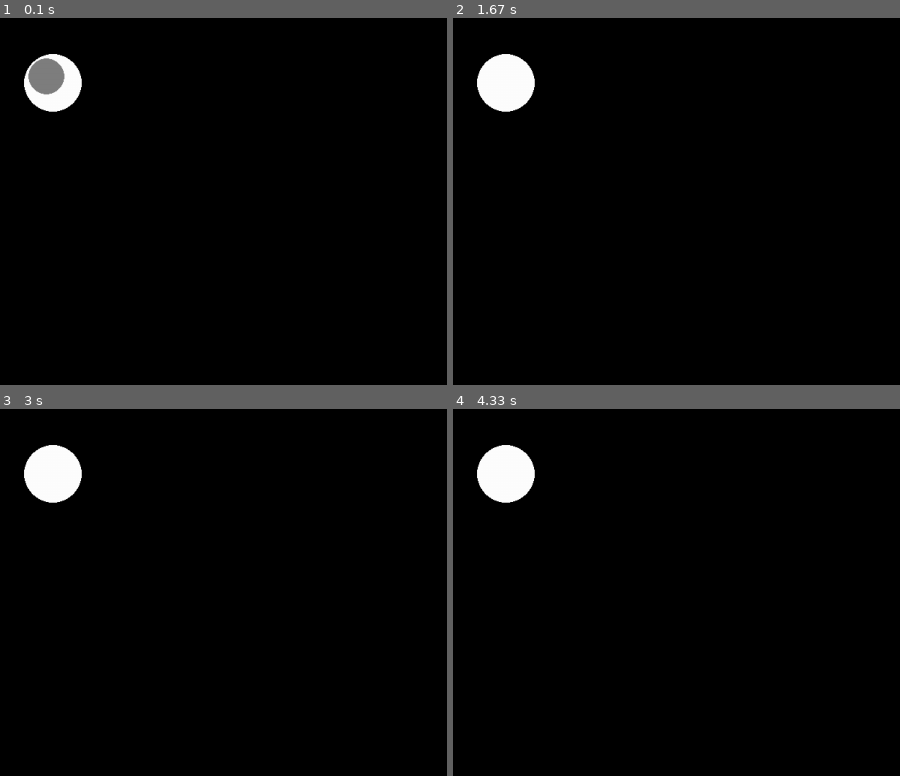
Above: before the commit, frames 1-4 (two rows, left to right).
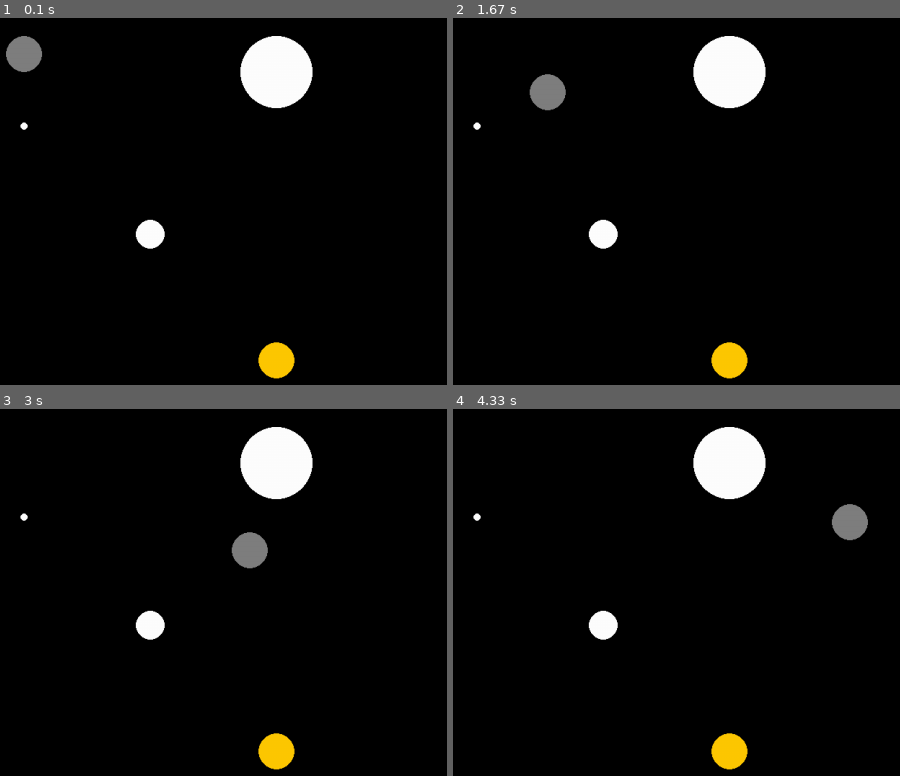
Above: after the commit, the same moments.

Repository: sparshg/py-games
Game: pygame game, started from src/gravity/gravity.py
Two runs of this game, one before a commit and one after it. Both use one fixed random seed, a clock stepped at 60 frames per second and the inputs below.
Inputs:
- Up to frame 1 (0.1 s): no input
- Up to frame 2 (1.67 s): hold Right 0.33-0.8 s; hold Up 0.83-1.13 s; hold Right 1.17-1.63 s
- Up to frame 3 (3 s): hold Left 1.67-2.2 s; hold Down 2.23-2.53 s; hold Left 2.57-2.97 s
- Up to frame 4 (4.33 s): hold Up 3-3.37 s; hold Right 3.4-4.03 s; hold Down from 4.07 s (still down)

The runs differ from the first frame. In frame 1, 5.8% of the frame differs, in the area x 1-71%, y 4-99%; in frame 2, 5.8%; in frame 3, 5.9%, in the area x 4-71%, y 4-99%; in frame 4, 5.9%.

Commit message:
Update gravity.py

Diff:
--- a/src/gravity/gravity.py
+++ b/src/gravity/gravity.py
@@ -5,7 +5,7 @@
 """
 
 import pygame as pg
-import sys, math
+import sys, math, random
 
 # Declare some constants and variables
 WIDTH, HEIGHT = (1248, 702)
@@ -13,6 +13,7 @@
 BLACK = (0, 0, 0)
 GREY = (255/2, 255/2, 255/2)
 WHITE = (255, 255, 255)
+YELLOW = (255, 200, 0)
 
 # The main controller
 class Main:
@@ -25,6 +26,7 @@
 
         self.planets = Planets()
         self.player = Player()
+        self.goal = Goal(400, 475, 25)
 
     # For key press detection and closing the window properly
     def checkEvents(self):
@@ -41,6 +43,7 @@
         self.win.fill(BLACK)
         self.planets.render()
         self.player.render()
+        self.goal.render()
         pg.display.update()
 
     # The main loop
@@ -63,29 +66,100 @@
 
 class Planets:
     def __init__(self):
-        self.planets = [Planet(50, 50, 40)]
+        self.planets = [Planet(50, 150, 5), Planet(225, 300, 20), Planet(400, 75, 50)]
 
     def render(self):
         for i in range(len(self.planets)):
-            pg.draw.circle(main.win, WHITE, (self.planets[i].x+self.planets[i].size, self.planets[i].y+self.planets[i].size), self.planets[i].size)
+            pg.draw.circle(main.win, WHITE, (self.planets[i].x, self.planets[i].y), self.planets[i].size)
 
 
 class Player:
     def __init__(self):
-        self.x = 1
-        self.y = 1
+        self.x = 50
+        self.y = 50
         self.xVel = 0
         self.yVel = 0
 
     def update(self):
+        # Controls
+        keyDown = pg.key.get_pressed()
+        if keyDown[pg.K_RIGHT]:
+            main.player.xVel += Physics.controlPower
+        if keyDown[pg.K_LEFT]:
+            main.player.xVel -= Physics.controlPower
+        if keyDown[pg.K_UP]:
+            main.player.yVel -= Physics.controlPower
+        if keyDown[pg.K_DOWN]:
+            main.player.yVel += Physics.controlPower
+
+        # Gravity
         for i in range(len(main.planets.planets)):
-            self.xVel += math.hypot(self.x - main.planets.planets[i].x, self.y - main.planets.planets[i].y) / 10 * main.planets.planets[i].size
-            self.yVel += math.hypot(self.x - main.planets.planets[i].x, self.y - main.planets.planets[i].y) / 10 * main.planets.planets[i].size
-        self.x += self.xVel * main.dt
-        self.y += self.yVel * main.dt
+            # Direction = atan2(destination y - y, destination x - x)
+            # That finds the direction if you're trying to point somewhere (which is (in this case) "main.planets.planets[i]")
+            dir = math.atan2(main.planets.planets[i].y - self.y, main.planets.planets[i].x - self.x)
+            # Distance = hypot(x1 - x2, y1 - y2)
+            # Finds the dist between 2 points (multiplied by Physics.gravity to adjust the vel)
+            dist = math.hypot(self.x - main.planets.planets[i].x, self.y - main.planets.planets[i].y)
+
+            self.xVel += math.cos(dir) * main.planets.planets[i].size / (dist * Physics.gravity)
+            self.yVel += math.sin(dir) * main.planets.planets[i].size / (dist * Physics.gravity)
+
+            # Bounce if touching planet
+            if dist < main.planets.planets[i].size + 25:
+                self.xVel *= -1
+                self.yVel *= -1
+
+            self.x += self.xVel * main.dt
+            self.y += self.yVel * main.dt
+
+        # Bounce if on edge
+        if self.x - 25 < 0 or self.x + 25 > WIDTH:
+            self.xVel *= -1
+        if self.y - 25 < 0 or self.y + 25 > HEIGHT:
+            self.yVel *= -1
 
     def render(self):
-        pg.draw.circle(main.win, GREY, (self.x+25, self.y+25), 25)
+        pg.draw.circle(main.win, GREY, (self.x, self.y), 25)
+
+
+class Physics:
+    gravity = 0.5
+    # How much planets attract the player (the bigger, the more they do)
+    controlPower = 0.1
+    # How powerful the controls of the player are
+
+
+class Goal:
+    def __init__(self, x, y, size):
+        self.x = x
+        self.y = y
+        self.size = size
+        self.particles = []
+
+    def render(self):
+        pg.draw.circle(main.win, YELLOW, (self.x, self.y), self.size)
+        for i in range(len(self.particles)):
+            self.particles[i].render()
+
+
+    def confetti(self):
+        for i in range(math.random() * 20):
+            self.particles.append(Particle(main.goal.x, main.goal.y, random.randint(5, 10), math.random(0, 6.28318531)))
+
+
+class Particle:
+    def __init__(self, x, y, xVel, yVel, dir):
+        self.x = x
+        self.y = y
+        self.xVel = xVel
+        self.yVel = yVel
+        self.dir = dir
+
+    def update(self):
+        pass
+
+    def render(self):
+        pg.draw.circle(main.win, YELLOW, (self.x, self.y), main.goal.size / 4)
 
 
 # Test if the script is directly ran
